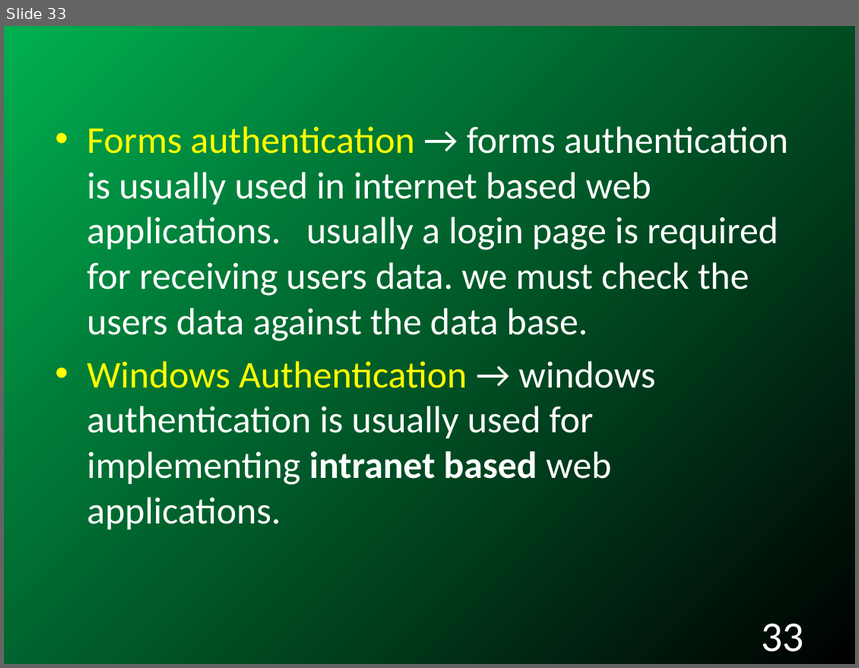
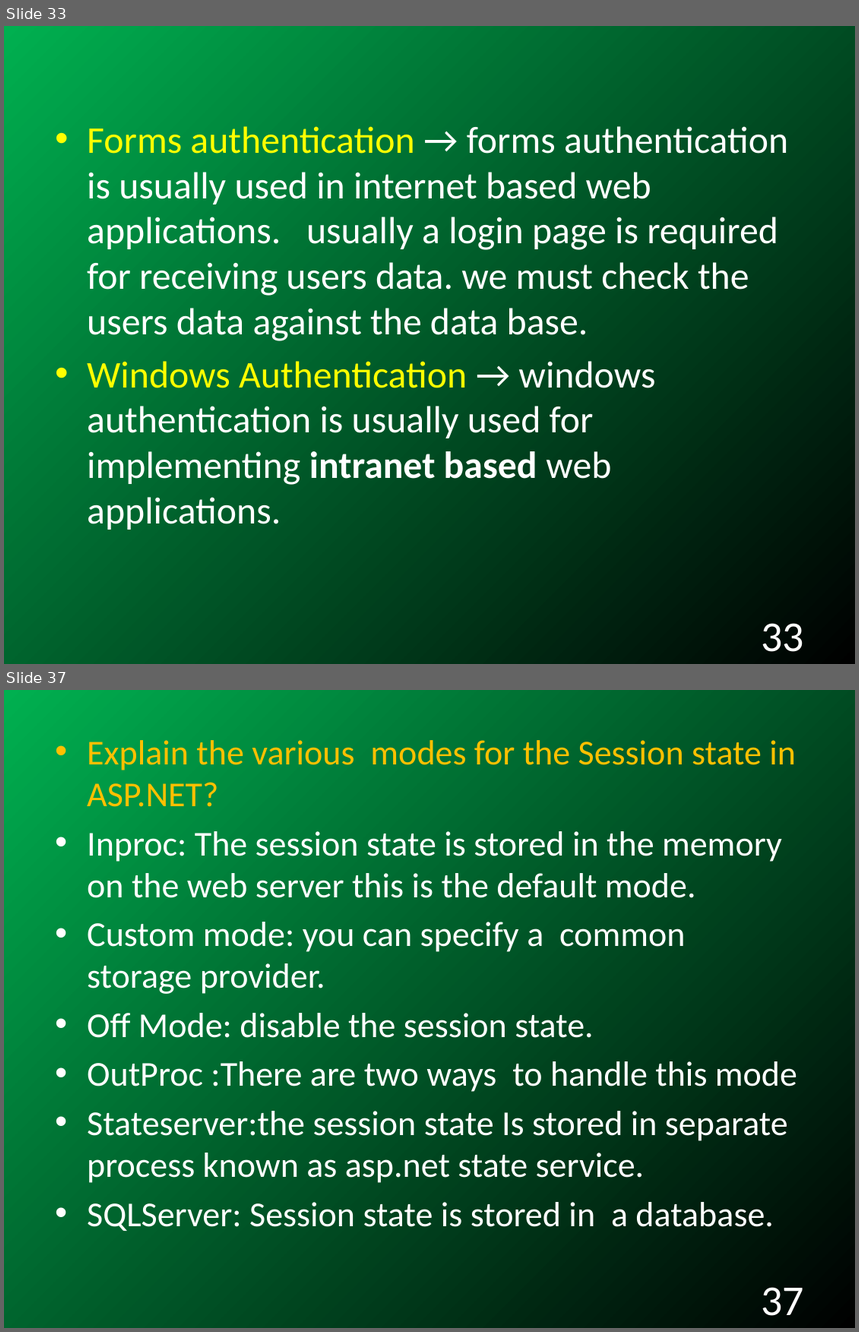
Before and after one commit to RAVIKIRANTV/FirstRepo, a slide deck: InterviewStudyMaterial/ASP.NET_Interview_Questions_with_answers.pptx. Shown one above the other, each under a label of ours: slide 33 before the commit, slides 33 and 37 after it; the slides between them are not shown. The pictures are 859x668 and 859x1332 pixels, drawn with LibreOffice and Linux fonts; fonts in the diff are those of the drawing; background and template pictures are left out. Boxes give left, top, right and bottom in pixels: in the first picture for what was removed or moved away, otherwise in the second. Text is boxed around its words. In the diff, an @@ line names an element or a change of style, - is before the commit and + after.

```diff
--- a/InterviewStudyMaterial/ASP.NET_Interview_Questions_with_answers.pptx
+++ b/InterviewStudyMaterial/ASP.NET_Interview_Questions_with_answers.pptx
@@ slide 37 added at (4, 690, 855, 1328), background gradient #00B050 to #000000 @@
@@ text added at (87, 740, 797, 1231), 29.6 pt, text #FFFFFF @@
+• Explain the various modes for the Session state in ASP.NET?
+• Inproc: The session state is stored in the memory on the web server this is the default mode.
+• Custom mode: you can specify a common storage provider.
+• Off Mode: disable the session state.
+• OutProc :There are two ways to handle this mode
+• Stateserver:the session state Is stored in separate process known as asp.net state service.
+• SQLServer: Session state is stored in a database.
@@ page number added at (761, 1287, 804, 1316), 36 pt, text #FFFFFF @@
+37
```
Also in this commit, not shown: 2 slides changed, 3 other slides added, 15 other files.
